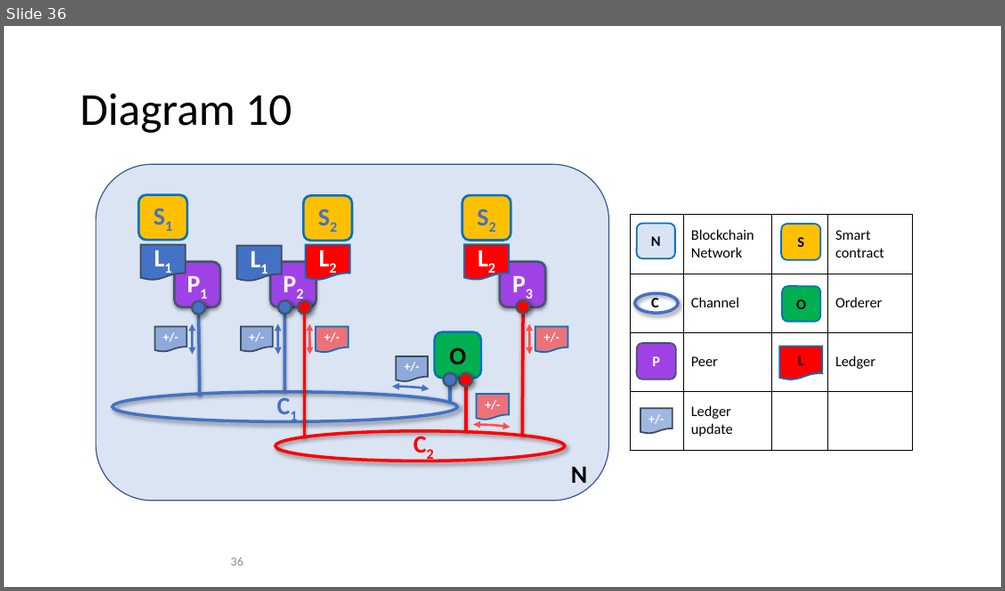
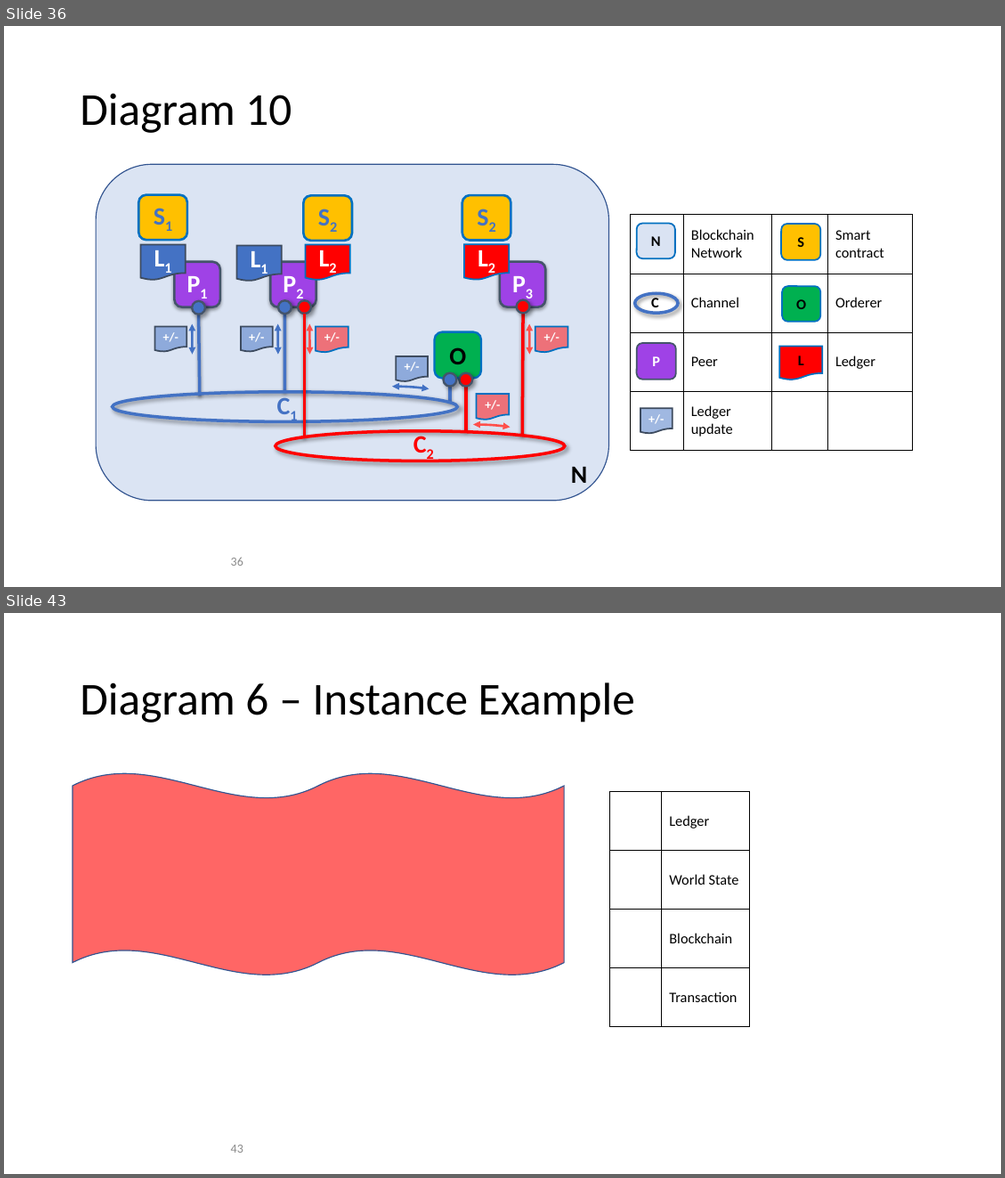
Before and after one commit to FabricTOC/FabricTOC, a slide deck: docs/OtherSourceMaterial/Diagrams.pptx. Shown one above the other, each under a label of ours: slide 36 before the commit, slides 36 and 43 after it; the slides between them are not shown. The pictures are 1005x591 and 1005x1178 pixels, drawn with LibreOffice and Linux fonts; fonts in the diff are those of the drawing. Boxes give left, top, right and bottom in pixels: in the first picture for what was removed or moved away, otherwise in the second. Text is boxed around its words. In the diff, an @@ line names an element or a change of style, - is before the commit and + after.

```diff
--- a/docs/OtherSourceMaterial/Diagrams.pptx
+++ b/docs/OtherSourceMaterial/Diagrams.pptx
@@ slide 43 added at (4, 613, 1001, 1174), background #FFFFFF @@
@@ title added at (80, 682, 635, 722), 44 pt, text #000000 @@
+Diagram 6 – Instance Example
@@ double wave added at (73, 773, 564, 975), fill #FF6665, outline #325491 1 pt @@
@@ table added at (610, 792, 750, 1027), 4 rows, 2 columns @@
+ | Ledger
+ | World State
+ | Blockchain
+ | Transaction
@@ page number added at (231, 1144, 243, 1152), 12 pt, text #8C8C8C @@
+43
```
Also in this commit, not shown: 1 slide changed, 6 other slides added, 3 other files.
